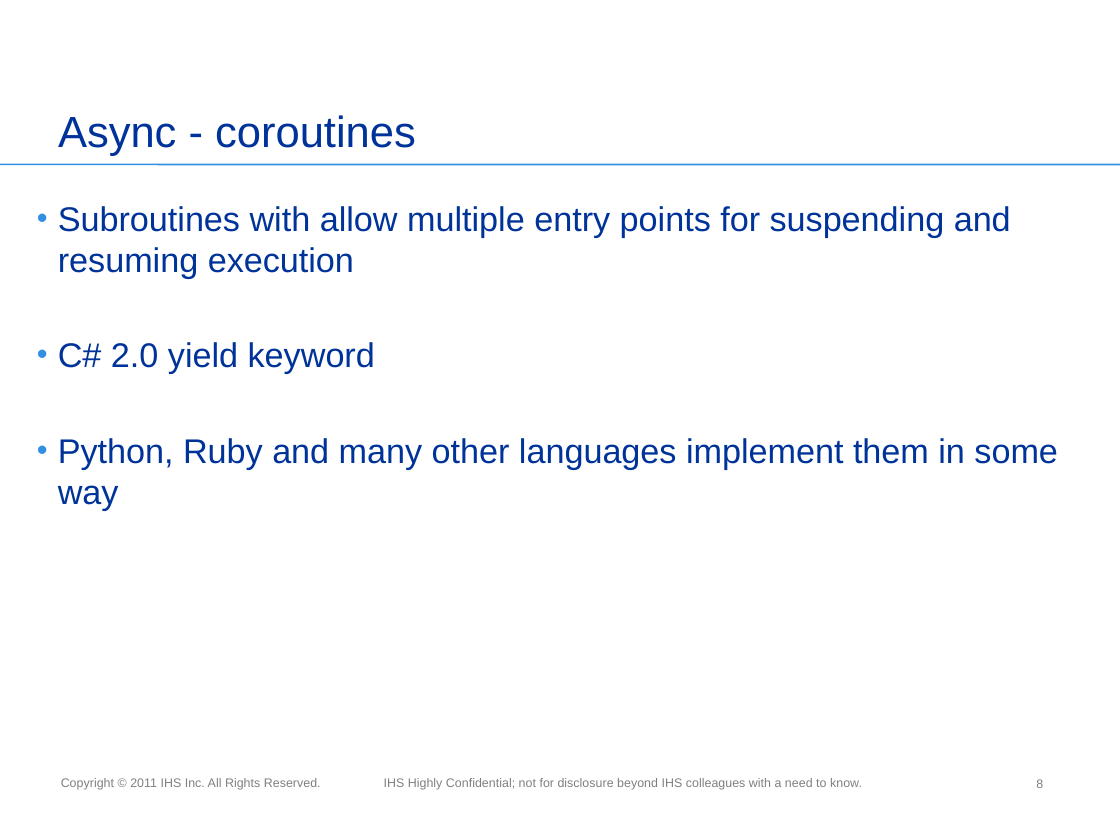
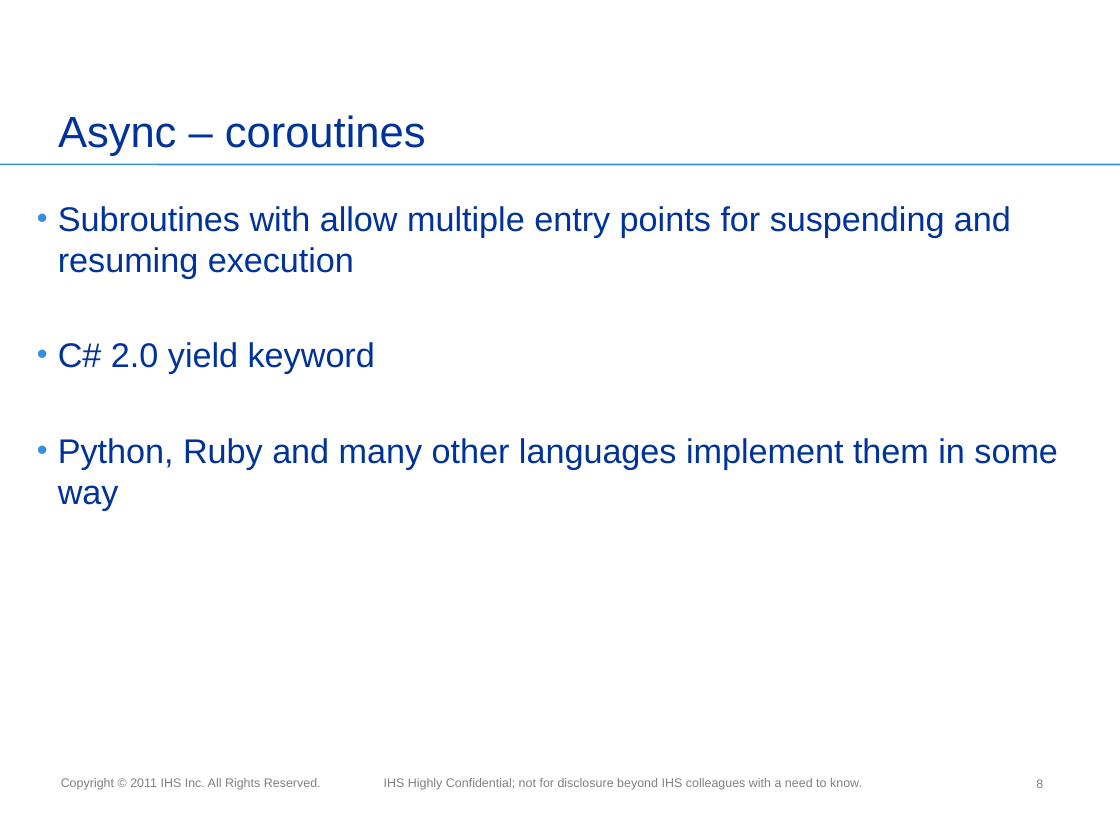
Before and after one commit to miensol/conference2012, a slide deck: slide 8 of C# 5.pptx. Drawn at 1120x840 pixels with LibreOffice and Linux fonts; fonts in the diff are those of the drawing; background and template pictures are left out. Boxes give left, top, right and bottom in pixels: in the first picture for what was removed or moved away, otherwise in the second. Text is boxed around its words. In the diff, an @@ line names an element or a change of style, - is before the commit and + after.

```diff
--- a/C# 5.pptx
+++ b/C# 5.pptx
@@ title at bbox=[58, 115, 426, 156]: text changed @@
-Async - coroutines
+Async – coroutines
```
Also in this commit, not shown: 2 slides added, 1 other file.
